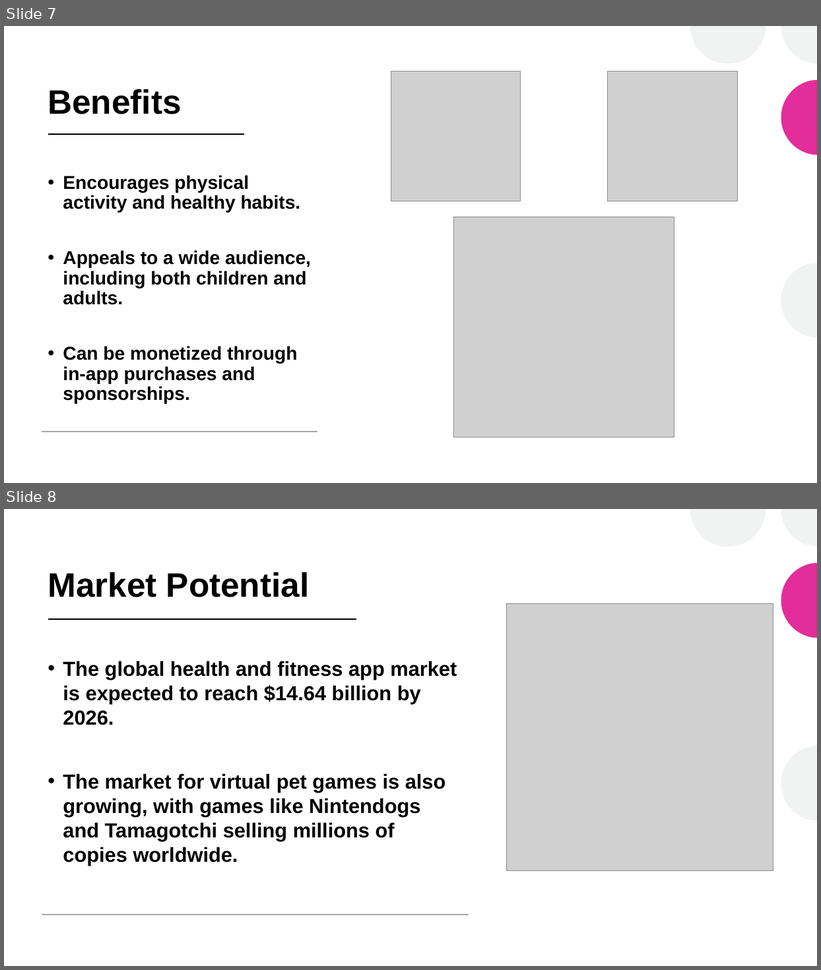
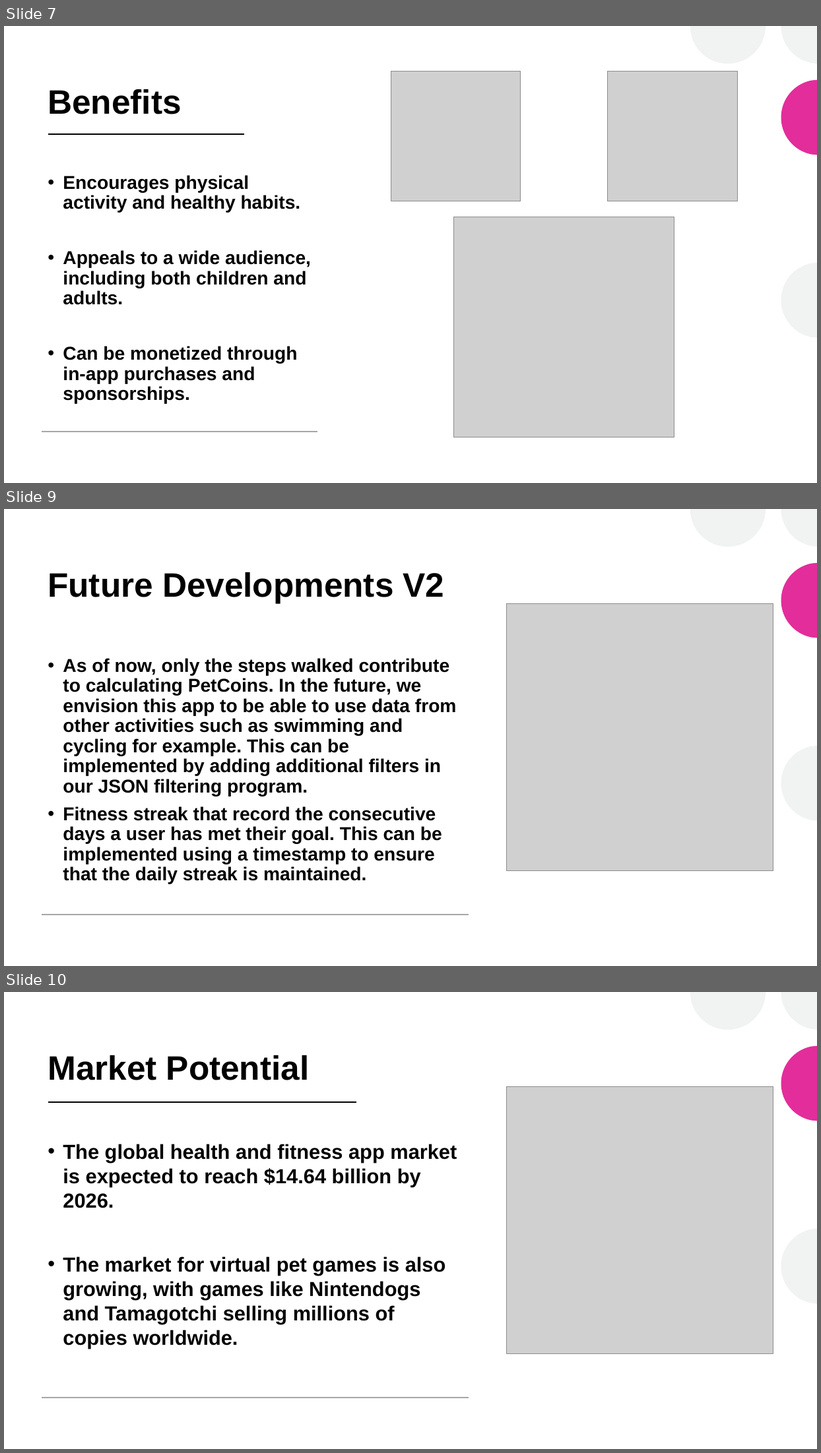
Before and after one commit to ManeetSigtia/TerraPet, a slide deck: FirstYearHacks_2023_Terra_Pet.pptx. Shown one above the other, each under a label of ours: slides 7 and 8 before the commit, slides 7, 9 and 10 after it; the slides between them are not shown. The pictures are 821x970 and 821x1453 pixels, drawn with LibreOffice and Linux fonts; fonts in the diff are those of the drawing; grey boxes stand for pictures. Boxes give left, top, right and bottom in pixels: in the first picture for what was removed or moved away, otherwise in the second. Text is boxed around its words. In the diff, an @@ line names an element or a change of style, - is before the commit and + after.

```diff
--- a/FirstYearHacks_2023_Terra_Pet.pptx
+++ b/FirstYearHacks_2023_Terra_Pet.pptx
@@ slide 9 added at (4, 509, 817, 966), background #FFFFFF; not listed: 8 template elements that a slide beside it also shows @@
@@ rectangle added at (4, 509, 817, 966), fill #FFFFFF @@
@@ group added at (690, 509, 817, 821): 4 freeform shapes @@
@@ title added at (48, 572, 445, 603), 40 pt, text #000000, bold @@
+Future Developments V2
@@ picture added at (507, 604, 774, 871) @@
@@ text added at (63, 658, 457, 885), 22 pt, text #000000, bold @@
+• As of now, only the steps walked contribute to calculating PetCoins. In the future, we envision this app to be able to use data from other activities such as swimming and cycling for example. This can be implemented by adding additional filters in our JSON filtering program.
+• Fitness streak that record the consecutive days a user has met their goal. This can be implemented using a timestamp to ensure that the daily streak is maintained.
@@ line added from (42, 916) to (469, 916), #A6A6A6 1 pt @@
@@ what was slide 8 is now slide 10 @@
```
Also in this commit, not shown: 1 slide changed, 1 other slide added.
